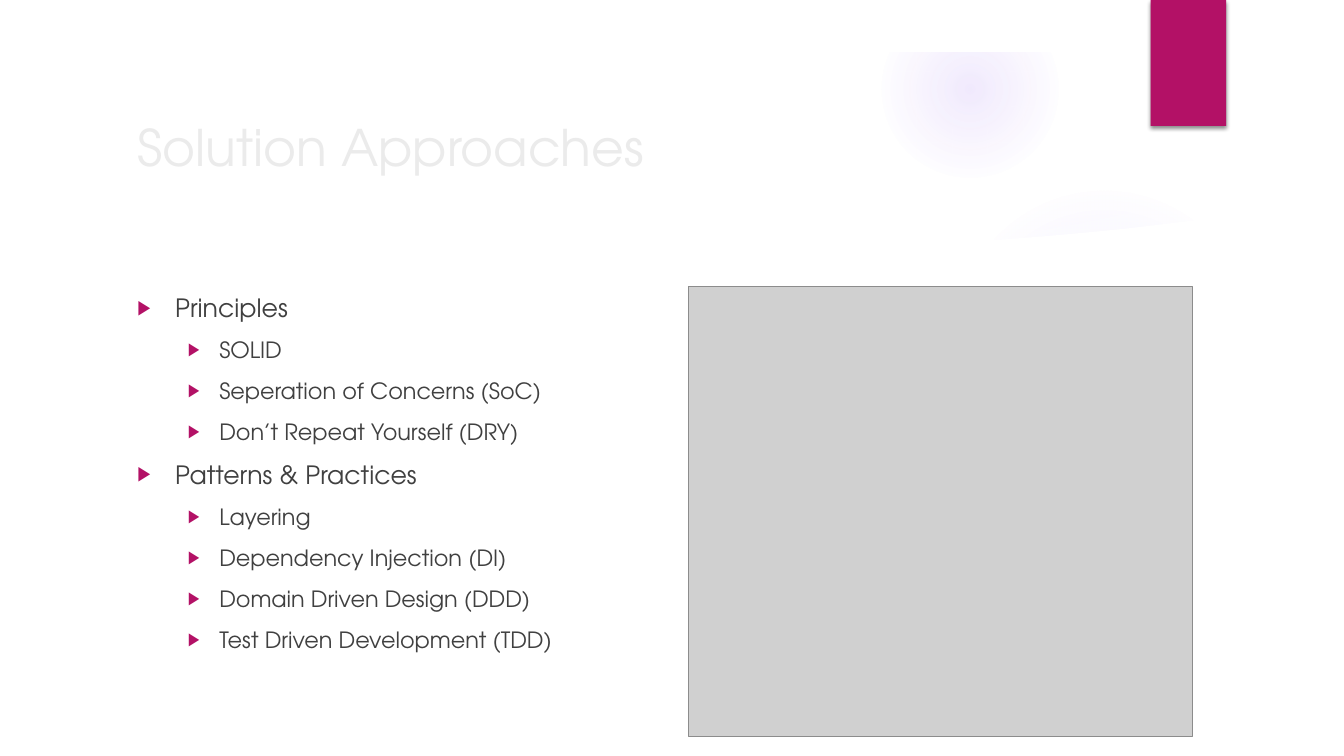
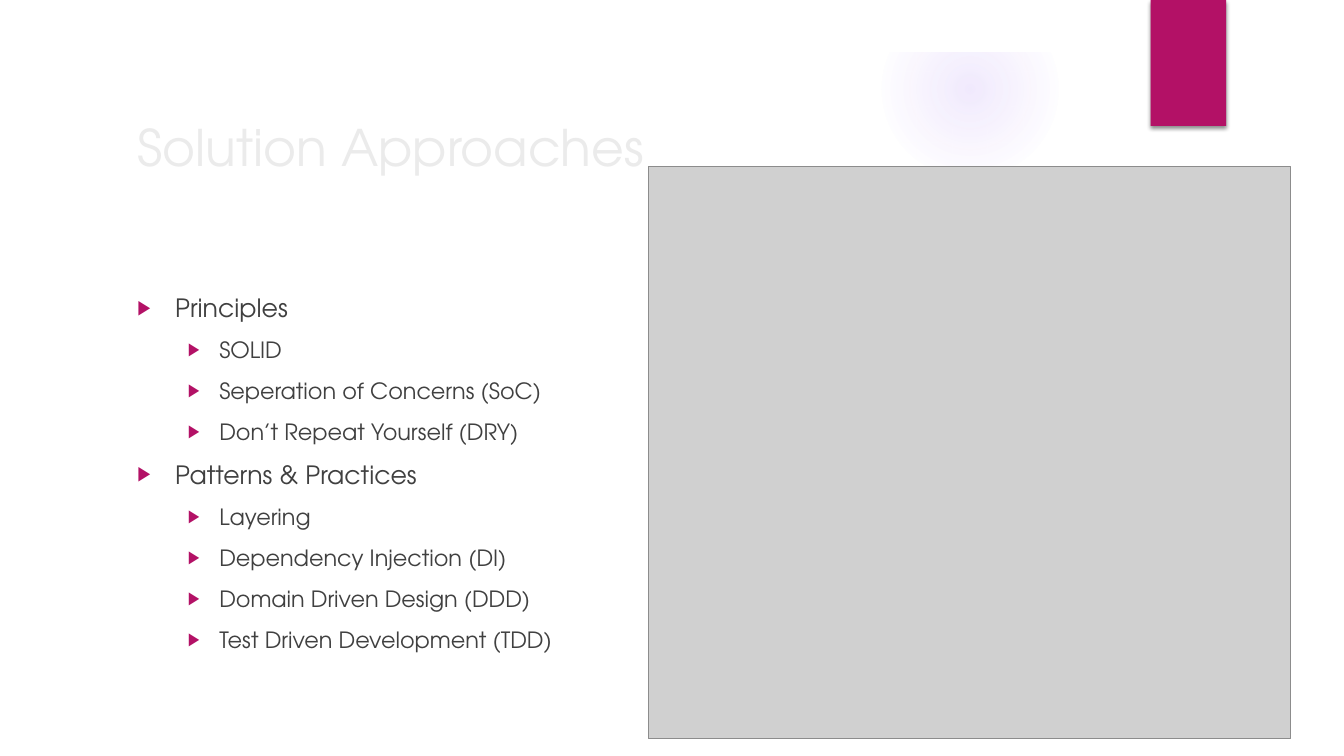
Before and after one commit to hikalkan/samples, a slide deck: slide 3 of DddDemo/doc/DomainDrivenDesign.pptx. Drawn at 1344x756 pixels with LibreOffice and Linux fonts; fonts in the diff are those of the drawing; grey boxes stand for pictures; background and template pictures are left out. Boxes give left, top, right and bottom in pixels: in the first picture for what was removed or moved away, otherwise in the second. Text is boxed around its words. In the diff, an @@ line names an element or a change of style, - is before the commit and + after.

```diff
--- a/DddDemo/doc/DomainDrivenDesign.pptx
+++ b/DddDemo/doc/DomainDrivenDesign.pptx
@@ picture: place and size @@
-picture at <box>689,287,1193,737</box>
+picture at <box>648,166,1291,739</box>
@@ ellipse removed at <box>949,185,1259,495</box> @@
```
Also in this commit, not shown: 4 other slides changed, 2 slides added, 1 slide removed.
